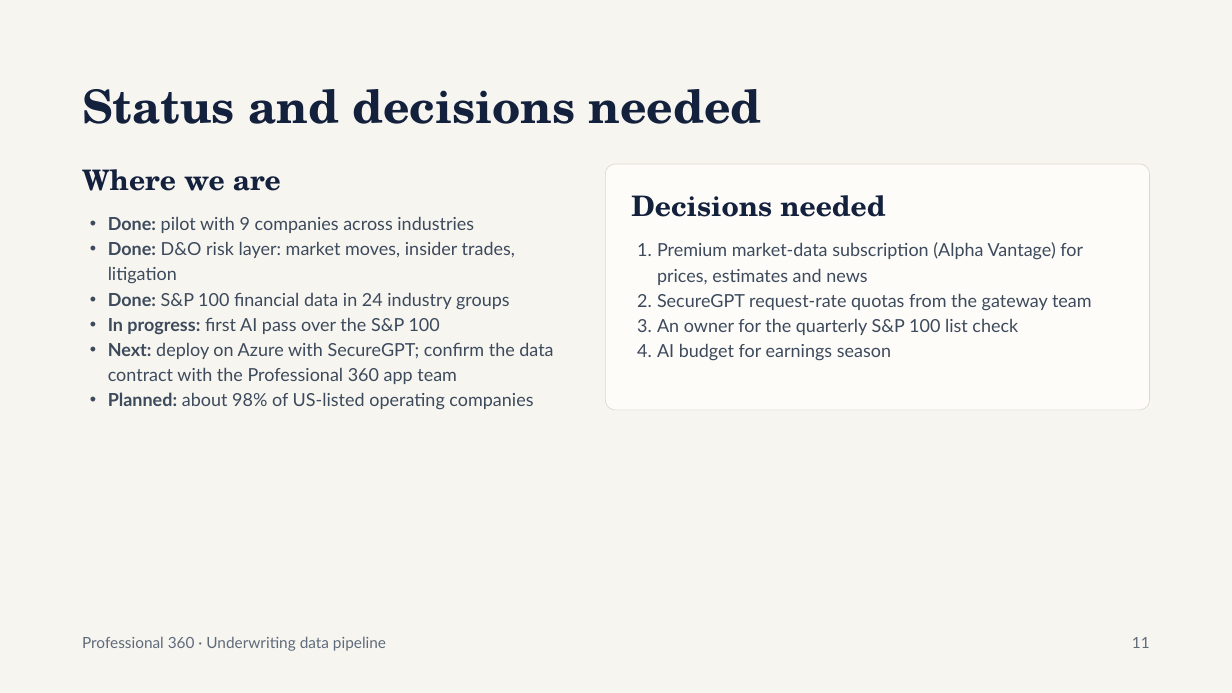
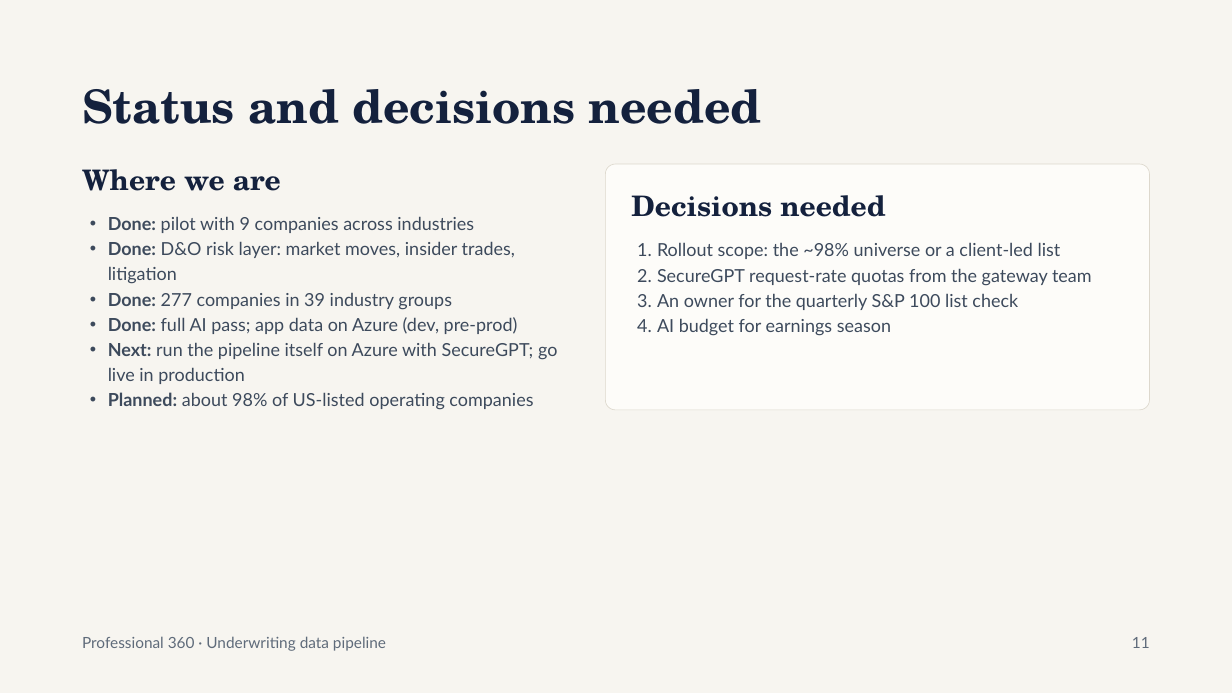
Before and after one commit to jiehuan/prof360, a slide deck: slide 11 of docs/Underwriting Data Pipeline Day-to-Day Workflow.pptx. Drawn at 1232x693 pixels with LibreOffice and Linux fonts; fonts in the diff are those of the drawing. Boxes give left, top, right and bottom in pixels: in the first picture for what was removed or moved away, otherwise in the second. Text is boxed around its words. In the diff, an @@ line names an element or a change of style, - is before the commit and + after.

```diff
--- a/docs/Underwriting Data Pipeline Day-to-Day Workflow.pptx
+++ b/docs/Underwriting Data Pipeline Day-to-Day Workflow.pptx
@@ text at box(657, 242, 1061, 259): text changed @@
-1. Premium market-data subscription (Alpha Vantage) for prices, estimates and news
+1. Rollout scope: the ~98% universe or a client-led list
@@ text at box(108, 293, 557, 384): text changed @@
-• Done: S&P 100 financial data in 24 industry groups
-• In progress: first AI pass over the S&P 100
-• Next: deploy on Azure with SecureGPT; confirm the data contract with the Professional 360 app team
+• Done: 277 companies in 39 industry groups
+• Done: full AI pass; app data on Azure (dev, pre-prod)
+• Next: run the pipeline itself on Azure with SecureGPT; go live in production
```
Also in this commit, not shown: 3 other slides changed.
